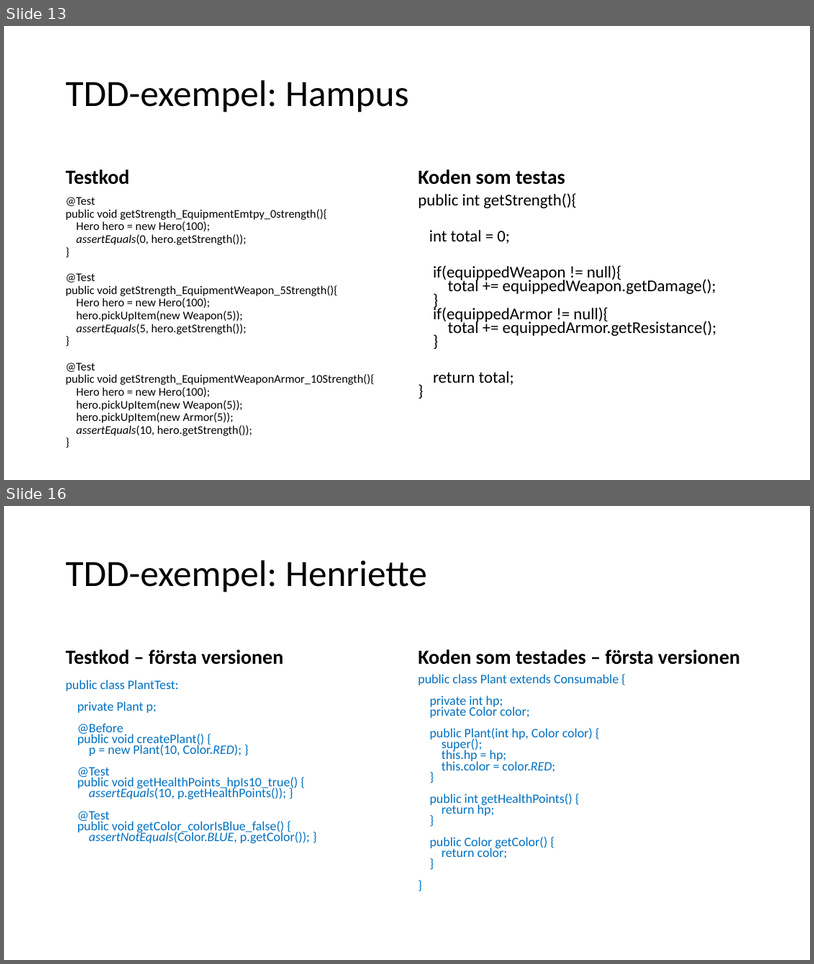
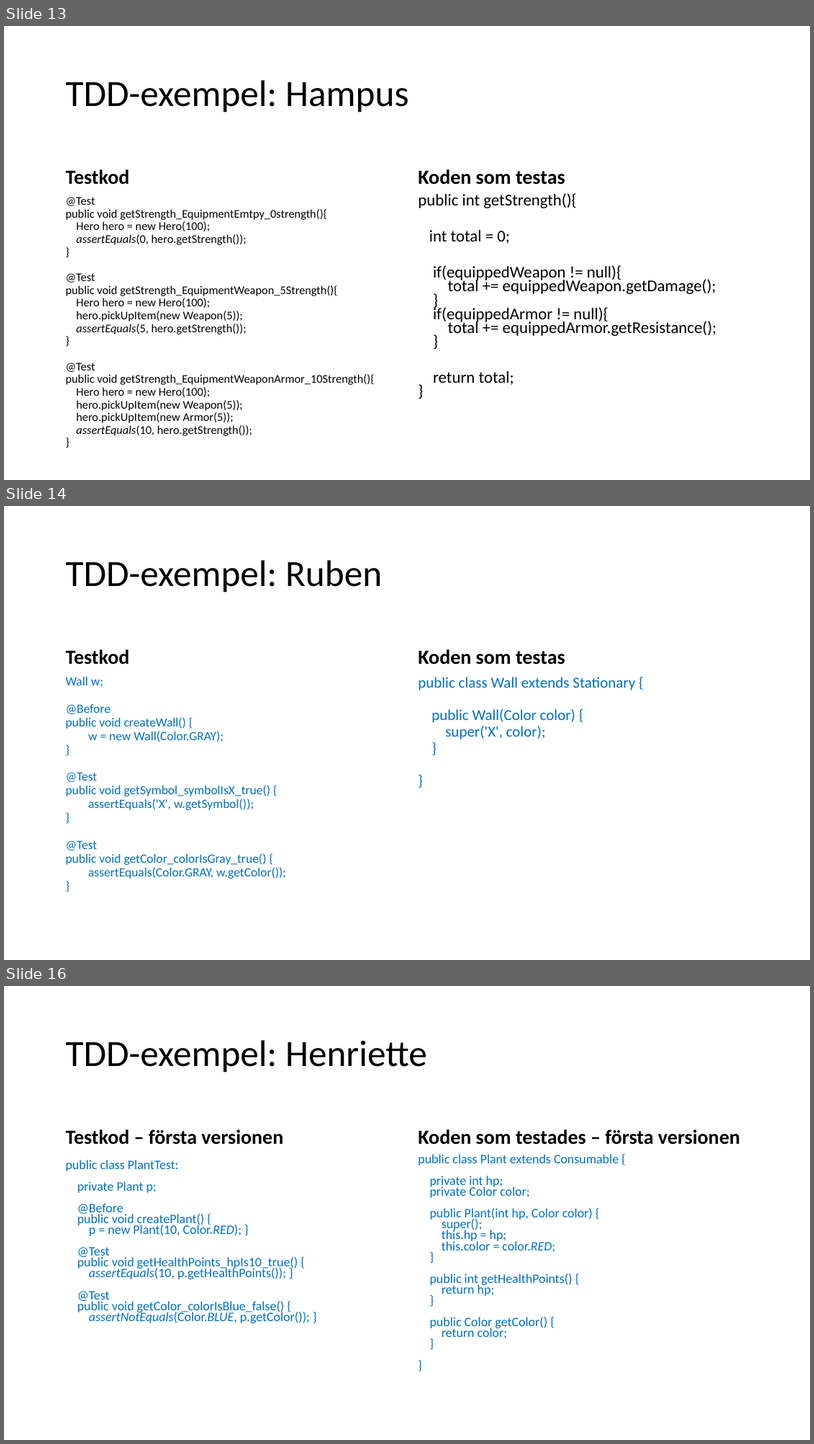
Before and after one commit to hampusidstam/InteGame, a slide deck: docs/Slutredovisning_grp5_v8.pptx. Shown one above the other, each under a label of ours: slides 13 and 16 before the commit, slides 13, 14 and 16 after it; the slides between them are not shown. The pictures are 814x964 and 814x1444 pixels, drawn with LibreOffice and Linux fonts; fonts in the diff are those of the drawing. Boxes give left, top, right and bottom in pixels: in the first picture for what was removed or moved away, otherwise in the second. Text is boxed around its words. In the diff, an @@ line names an element or a change of style, - is before the commit and + after.

```diff
--- a/docs/Slutredovisning_grp5_v8.pptx
+++ b/docs/Slutredovisning_grp5_v8.pptx
@@ slide 14 added at [4,506,810,960], background #FFFFFF @@
@@ title added at [66,560,382,592], 44 pt, text #000000 @@
+TDD-exempel: Ruben
@@ text added at [66,649,130,664], 24 pt, text #000000, bold @@
+Testkod
@@ text added at [418,649,566,664], 24 pt, text #000000, bold @@
+Koden som testas
@@ text added at [66,677,286,878], 15 pt, text #0070C0 @@
+Wall w;
+@Before
+public void createWall() {
+w = new Wall(Color.GRAY);
+}
+@Test
+public void getSymbol_symbolIsX_true() {
+assertEquals('X', w.getSymbol());
+}
+@Test
+public void getColor_colorIsGray_true() {
+assertEquals(Color.GRAY, w.getColor());
+}
@@ text added at [418,677,635,739], 18 pt, text #0070C0 @@
+public class Wall extends Stationary {
+public Wall(Color color) {
+super('X', color);
+}
+}
```
Also in this commit, not shown: 2 slides changed, 1 slide removed.
